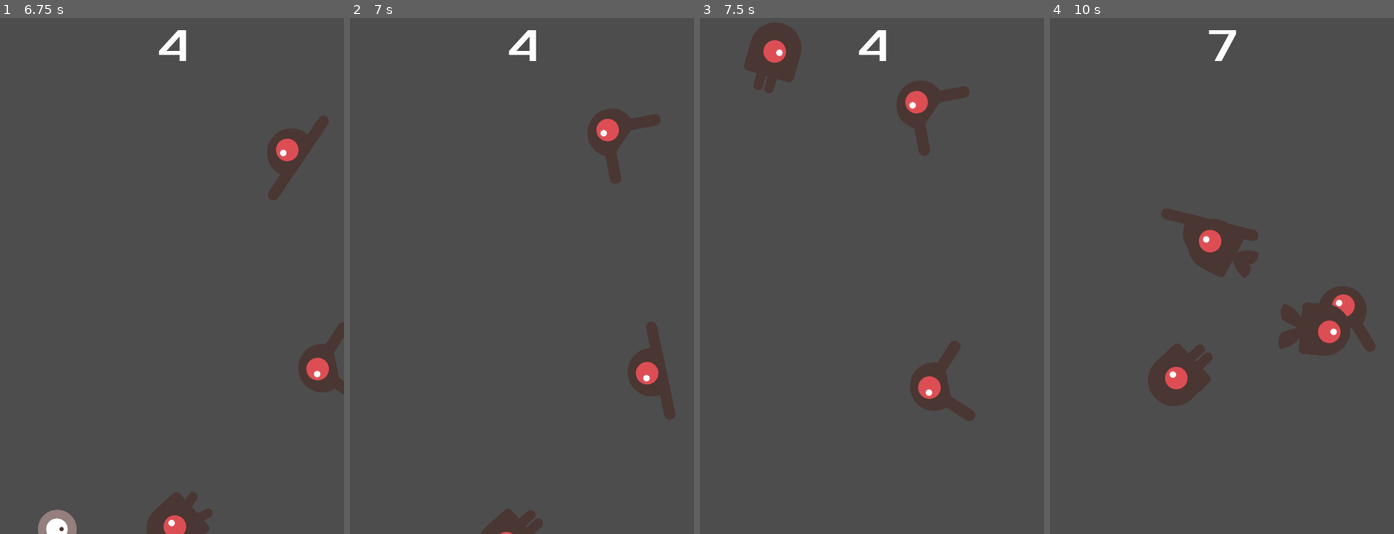
Above: before the commit, frames 1-4 (left to right).
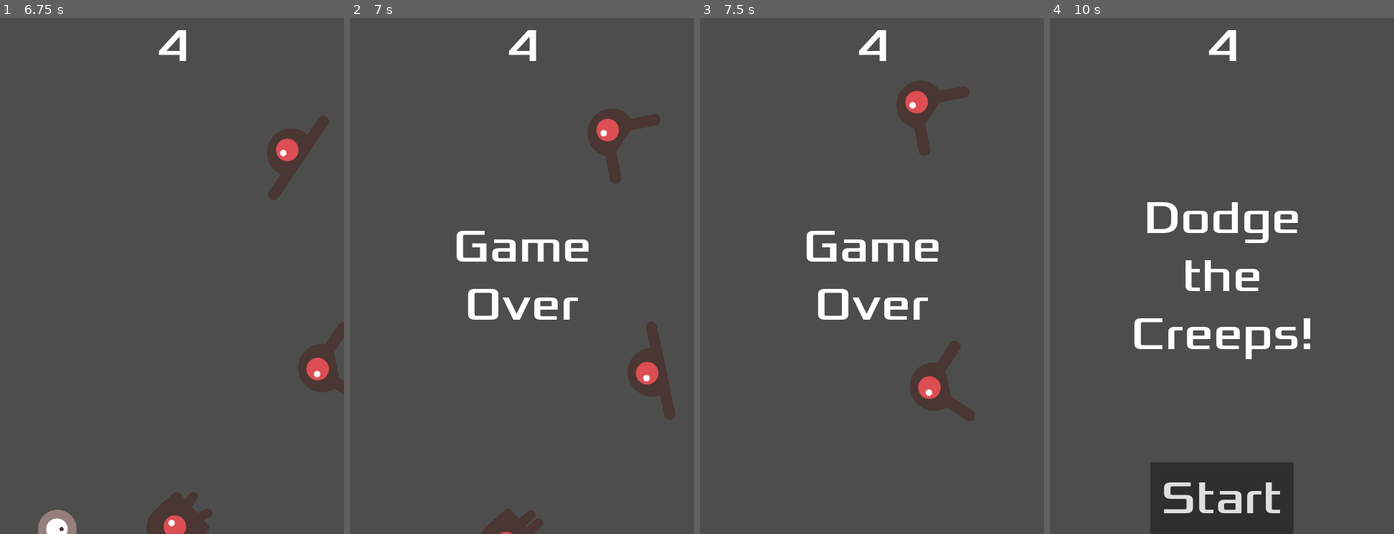
Above: after the commit, the same moments.

Repository: AngelOlivares842/godot2d
Game: Godot game, scene res://Scenes/main.tscn
Same seed, same stepped clock (60 frames per second), same inputs: the game is played once before the commit and once after it.
Inputs:
- Up to frame 1 (6.75 s): click "Start" at 0.5 s; tap Enter at 1.25 s; hold D (move_right) 1.28-2.03 s; hold S (move_down) 2.03-2.78 s; hold D (move_right) 2.78-3.53 s; hold W (move_up) 3.53-4.28 s; hold A (move_left) 4.28-5.78 s; hold S (move_down) 5.78-6.53 s; hold D (move_right) from 6.53 s (still down)
- Up to frame 2 (7 s): keep holding D (move_right)
- Up to frame 3 (7.5 s): release D (move_right) at 7.28 s; hold W (move_up) from 7.28 s (still down)
- Up to frame 4 (10 s): release W (move_up) at 8.03 s; hold D (move_right) 8.03-8.78 s; hold S (move_down) 8.78-9.53 s; hold A (move_left) from 9.53 s (still down)

Frame 1 is identical in both runs. In frame 2, 1.7% of the frame differs, in the area x 30-70%, y 41-59%; in frame 3, 3.3%; in frame 4, 14%, in the area x 24-95%, y 2-100%.

Commit message:
Add background music and death sound to main scene
Introduced two AudioStreamPlayer2D nodes for background music and game over sound effects. Updated resource references and connected the Player's 'hit' signal to trigger the game_over method.

Diff:
--- a/Scenes/main.tscn
+++ b/Scenes/main.tscn
@@ -1,9 +1,11 @@
-[gd_scene load_steps=6 format=3 uid="uid://djq06upuhtv7g"]
+[gd_scene load_steps=8 format=3 uid="uid://djq06upuhtv7g"]
 
 [ext_resource type="Script" uid="uid://6pylh0bd335j" path="res://Scripts/main.gd" id="1_kln2b"]
 [ext_resource type="PackedScene" uid="uid://b1usfh6ararlb" path="res://Scenes/player.tscn" id="1_r150o"]
 [ext_resource type="PackedScene" uid="uid://dnwoluj15p8c0" path="res://Scenes/Mob.tscn" id="2_rgh2o"]
 [ext_resource type="PackedScene" uid="uid://c7n5wxgquude4" path="res://Scenes/HUD.tscn" id="4_rgh2o"]
+[ext_resource type="AudioStream" uid="uid://l5tdwh1rqtfq" path="res://Assets/Music/House In a Forest Loop.ogg" id="5_21xkr"]
+[ext_resource type="AudioStream" uid="uid://toxyvs4xmui5" path="res://Assets/sfx/gameover.wav" id="6_6bp64"]
 
 [sub_resource type="Curve2D" id="Curve2D_idj7w"]
 _data = {
@@ -38,7 +40,14 @@
 
 [node name="HUD" parent="." instance=ExtResource("4_rgh2o")]
 
+[node name="Music" type="AudioStreamPlayer2D" parent="."]
+stream = ExtResource("5_21xkr")
+
+[node name="DeathSound" type="AudioStreamPlayer2D" parent="."]
+stream = ExtResource("6_6bp64")
+
 [connection signal="timeout" from="MobTimer" to="." method="_on_mob_timer_timeout"]
 [connection signal="timeout" from="ScoreTimer" to="." method="_on_score_timer_timeout"]
 [connection signal="timeout" from="StartTimer" to="." method="_on_start_timer_timeout"]
+[connection signal="hit" from="Player" to="." method="game_over"]
 [connection signal="start_game" from="HUD" to="." method="new_game"]
